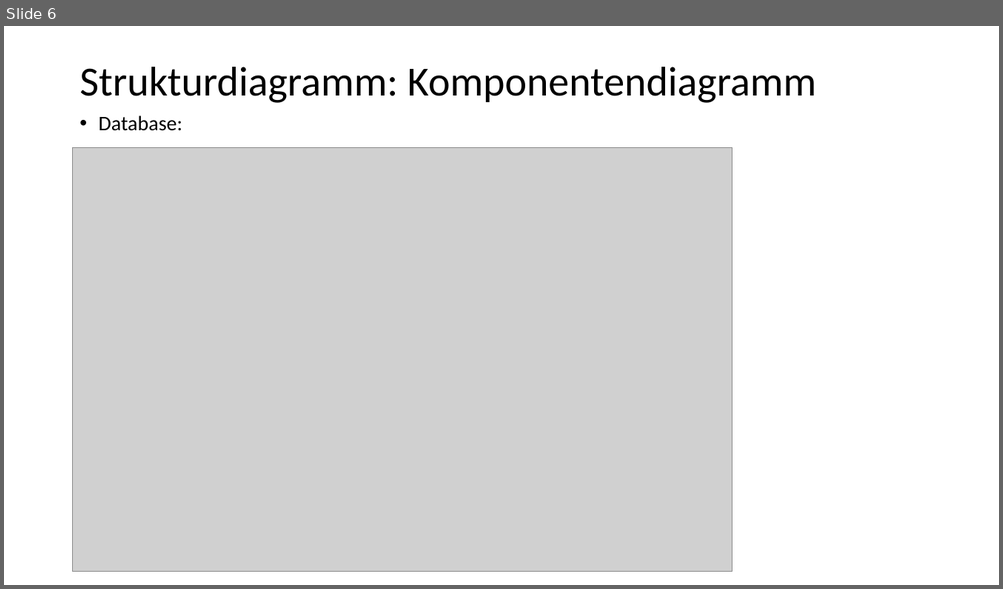
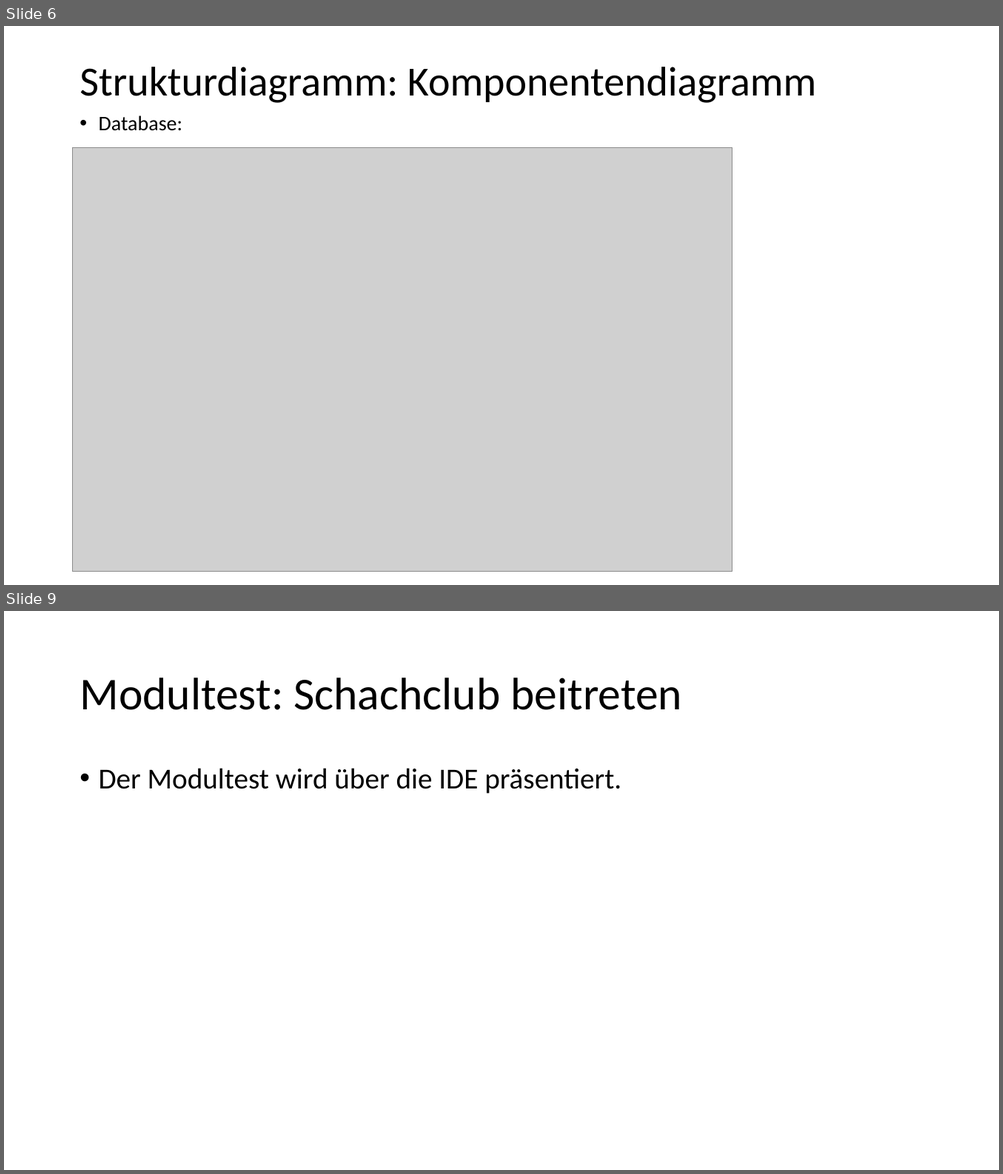
Before and after one commit to Kaan2474/ChesSEP, a slide deck: Projektmappe/Zyklus 2/Willkommen zur Präsentation der ChesSEP - Zyklus II.pptx. Shown one above the other, each under a label of ours: slide 6 before the commit, slides 6 and 9 after it; the slides between them are not shown. The pictures are 1003x589 and 1003x1174 pixels, drawn with LibreOffice and Linux fonts; fonts in the diff are those of the drawing; grey boxes stand for pictures. Boxes give left, top, right and bottom in pixels: in the first picture for what was removed or moved away, otherwise in the second. Text is boxed around its words. In the diff, an @@ line names an element or a change of style, - is before the commit and + after.

```diff
--- a/Projektmappe/Zyklus 2/Willkommen zur Präsentation der ChesSEP - Zyklus II.pptx
+++ b/Projektmappe/Zyklus 2/Willkommen zur Präsentation der ChesSEP - Zyklus II.pptx
@@ slide 9 added at <box>4,611,999,1170</box>, background #FFFFFF @@
@@ title added at <box>79,678,683,710</box>, 44 pt, text #000000 @@
+Modultest: Schachclub beitreten
@@ text added at <box>99,768,621,794</box>, 28 pt, text #000000 @@
+• Der Modultest wird über die IDE präsentiert.
```
Also in this commit, not shown: 1 slide changed, 2 other slides added, 1 slide removed, 4 other files.
